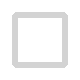
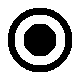
Layer changes from the first 80 x 80 image to the second:
hid "check_box_disabled" over (x1=12, y1=12, x2=68, y2=68)
added layer "radio_checked" above "radio_unchecked" over (x1=8, y1=8, x2=72, y2=72)
added layer "radio_disabled" over (x1=8, y1=8, x2=72, y2=72)
